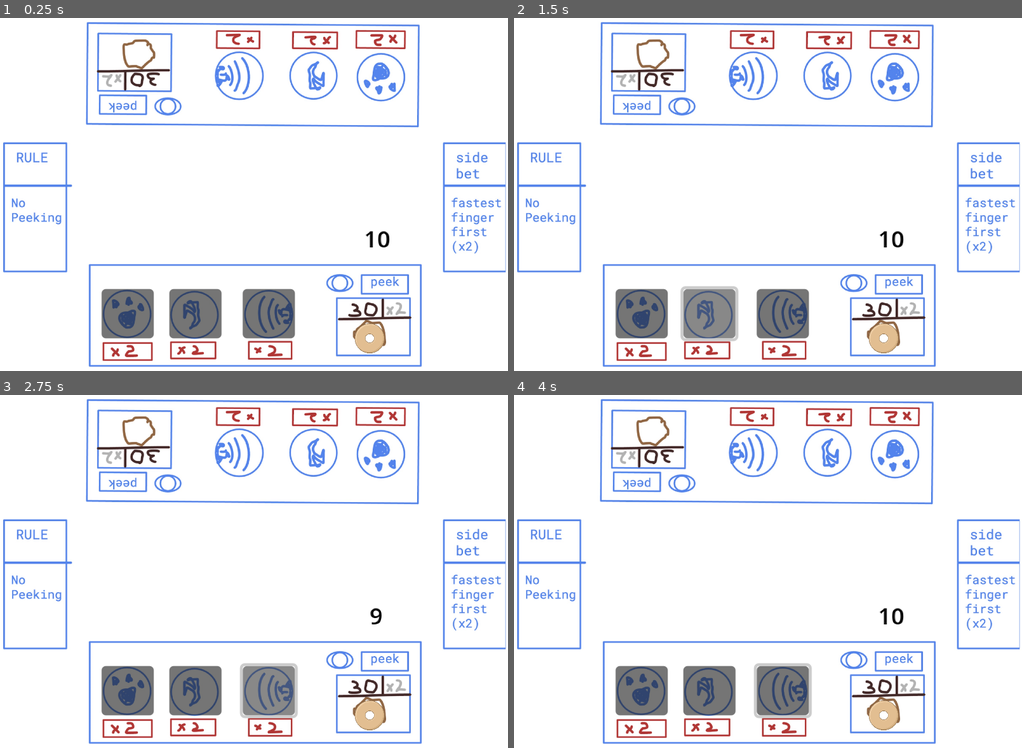
Above: before the commit, frames 1-4 (two rows, left to right).
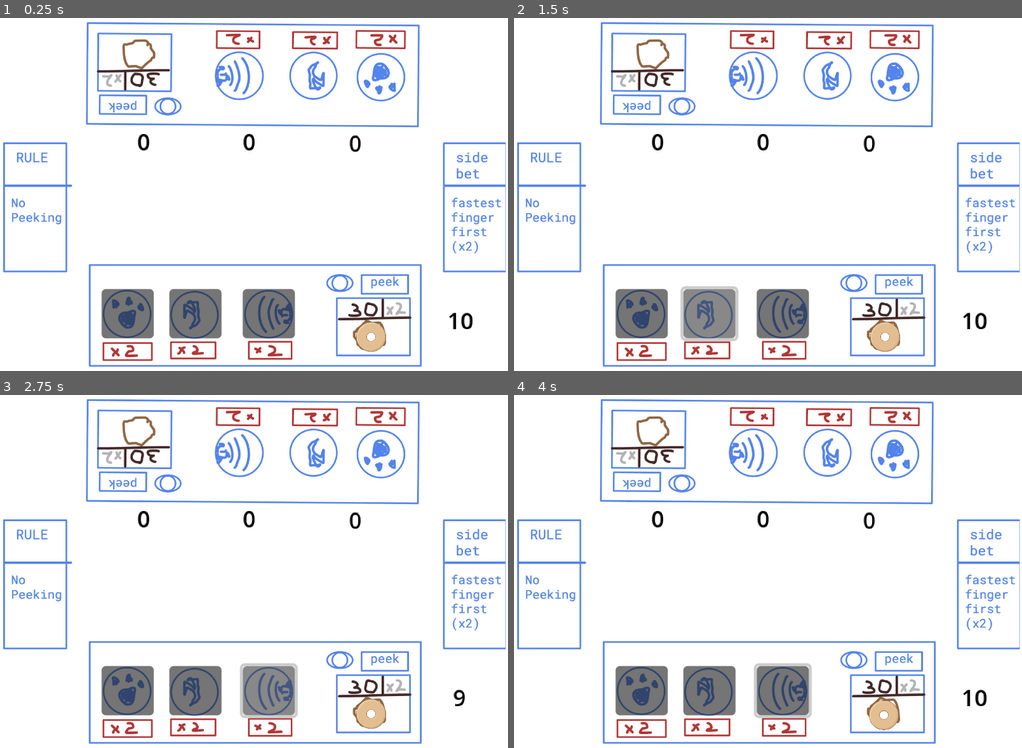
Above: after the commit, the same moments.

Repository: Sooshimi/golden-biscuit
Game: Godot game, scene res://scenes/battle_screen.tscn
Same seed, same stepped clock (60 frames per second), same inputs: the game is played once before the commit and once after it.
Inputs (mouse positions are in pixels of both pictures, inside the frame that each line leads up to):
- Up to frame 1 (0.25 s): no input
- Up to frame 2 (1.5 s): click (641, 314) at 0.5 s; click (707, 314) at 1.25 s
- Up to frame 3 (2.75 s): click (269, 691) at 2 s
- Up to frame 4 (4 s): tap Enter at 2.75 s; move the mouse to (884, 716) at 2.77 s; hold Right (right) 2.78-3.53 s; click (884, 716) at 2.85 s; tap Space at 3.5 s; move the mouse to (666, 610) at 3.52 s; hold Down (down) from 3.53 s (still down); click (666, 610) at 3.6 s

The runs differ from the first frame. In frame 1, 0.5% of the frame differs, in the area x 27-94%, y 32-95%; in frame 2, 0.5%; in frame 3, 0.4%; in frame 4, 0.4%.

Commit message:
Add per-choice cookie counters and update input handling
Introduced separate cookie counters for paw, claw, and roar choices in the battle screen, updating the UI and script variables accordingly. Fixed a typo in the roar button reference, improved cookie drag-and-throw logic, and assigned the 'cookies' group to the Cookie node for better group management.

Diff:
--- a/scenes/battle_screen.tscn
+++ b/scenes/battle_screen.tscn
@@ -5,7 +5,7 @@
 [ext_resource type="PackedScene" uid="uid://fc4yacs1tuot" path="res://scenes/cookie.tscn" id="3_y5my5"]
 
 [sub_resource type="RectangleShape2D" id="RectangleShape2D_jkca0"]
-size = Vector2(261, 103)
+size = Vector2(70.375, 93.5)
 
 [node name="Battle Screen" type="Node2D"]
 script = ExtResource("1_jkca0")
@@ -27,10 +27,23 @@
 
 [node name="bet_area" type="Node2D" parent="."]
 
-[node name="Area2D" type="Area2D" parent="bet_area"]
+[node name="PawArea" type="Area2D" parent="bet_area"]
 
-[node name="CollisionShape2D" type="CollisionShape2D" parent="bet_area/Area2D"]
-position = Vector2(180.5, 175.5)
+[node name="CollisionShape2D" type="CollisionShape2D" parent="bet_area/PawArea"]
+position = Vector2(103.812, 171)
+shape = SubResource("RectangleShape2D_jkca0")
+
+[node name="ClawArea" type="Area2D" parent="bet_area"]
+position = Vector2(6.24, 0)
+
+[node name="CollisionShape2D" type="CollisionShape2D" parent="bet_area/ClawArea"]
+position = Vector2(171.76, 171)
+shape = SubResource("RectangleShape2D_jkca0")
+
+[node name="RoarArea" type="Area2D" parent="bet_area"]
+
+[node name="CollisionShape2D" type="CollisionShape2D" parent="bet_area/RoarArea"]
+position = Vector2(252, 171)
 shape = SubResource("RectangleShape2D_jkca0")
 
 [node name="CanvasLayer" type="CanvasLayer" parent="."]
@@ -55,15 +68,42 @@
 
 [node name="cookie_counter" type="Label" parent="CanvasLayer"]
 modulate = Color(0, 0, 0, 1)
-offset_left = 242.0
-offset_top = 190.0
-offset_right = 293.0
-offset_bottom = 215.0
+offset_left = 301.0
+offset_top = 248.0
+offset_right = 352.0
+offset_bottom = 273.0
+text = "0"
+horizontal_alignment = 1
+
+[node name="paw_cookie_counter" type="Label" parent="CanvasLayer"]
+modulate = Color(0, 0, 0, 1)
+offset_left = 82.0
+offset_top = 121.0
+offset_right = 122.0
+offset_bottom = 144.0
+text = "0"
+horizontal_alignment = 1
+
+[node name="claw_cookie_counter" type="Label" parent="CanvasLayer"]
+modulate = Color(0, 0, 0, 1)
+offset_left = 157.0
+offset_top = 121.0
+offset_right = 197.0
+offset_bottom = 144.0
+text = "0"
+horizontal_alignment = 1
+
+[node name="roar_cookie_counter" type="Label" parent="CanvasLayer"]
+modulate = Color(0, 0, 0, 1)
+offset_left = 232.0
+offset_top = 122.0
+offset_right = 272.0
+offset_bottom = 145.0
 text = "0"
 horizontal_alignment = 1
 
 [node name="Cookie" parent="." instance=ExtResource("3_y5my5")]
-position = Vector2(262, 272)
+position = Vector2(263, 271)
 
 [connection signal="pressed" from="CanvasLayer/paw_button" to="." method="_on_paw_button_pressed"]
 [connection signal="pressed" from="CanvasLayer/claw_button" to="." method="_on_claw_button_pressed"]
--- a/scenes/cookie.tscn
+++ b/scenes/cookie.tscn
@@ -6,7 +6,7 @@
 [sub_resource type="CircleShape2D" id="CircleShape2D_i5c4t"]
 radius = 11.0
 
-[node name="Cookie" type="RigidBody2D"]
+[node name="Cookie" type="RigidBody2D" groups=["cookies"]]
 gravity_scale = 0.0
 script = ExtResource("1_yys3m")
 
--- a/scripts/battle_screen.gd
+++ b/scripts/battle_screen.gd
@@ -2,12 +2,18 @@
 
 @onready var paw_button := $CanvasLayer/paw_button
 @onready var claw_button := $CanvasLayer/claw_button
-@onready var roar_button := $CanvasLayer/roat_button
+@onready var roar_button := $CanvasLayer/roar_button
 @onready var cookie_counter := $CanvasLayer/cookie_counter
+@onready var paw_cookie_counter := $CanvasLayer/paw_cookie_counter
+@onready var claw_cookie_counter := $CanvasLayer/claw_cookie_counter
+@onready var roar_cookie_counter := $CanvasLayer/roar_cookie_counter
 
 var enemy_choice := ""
 var player_choice := ""
 var choices := ["paw", "claw", "roar"]
+var paw_cookie_counter_int := 0
+var claw_cookie_counter_int := 0
+var roar_cookie_counter_int := 0
 
 func _ready() -> void:
 	update_score()
@@ -36,14 +42,14 @@
 
 	update_score()
 
-func _on_paw_button_pressed():
+func _on_paw_button_pressed() -> void:
 	player_choice = "paw"
 	battle()
 
-func _on_claw_button_pressed():
+func _on_claw_button_pressed() -> void:
 	player_choice = "claw"
 	battle()
 
-func _on_roar_button_pressed():
+func _on_roar_button_pressed() -> void:
 	player_choice = "roar"
 	battle()
--- a/scripts/cookie.gd
+++ b/scripts/cookie.gd
@@ -12,13 +12,17 @@
 	if Input.is_action_just_pressed("left_click"):
 		selected = true
 
-func _physics_process(delta) -> void:
+func _process(delta) -> void:
 	if selected:
 		global_position = lerp(global_position, get_global_mouse_position(), delta * follow_speed)
 		throw_velocity = Input.get_last_mouse_velocity()
+
+	if not selected and linear_velocity.length() < 1:
+		linear_velocity = Vector2.ZERO
 
 func _input(event) -> void:
 	if event is InputEventMouseButton:
 		if selected and event.button_index == MOUSE_BUTTON_LEFT and not event.pressed:
 			selected = false
+
 			linear_velocity = throw_velocity / throw_velocity_reduce
